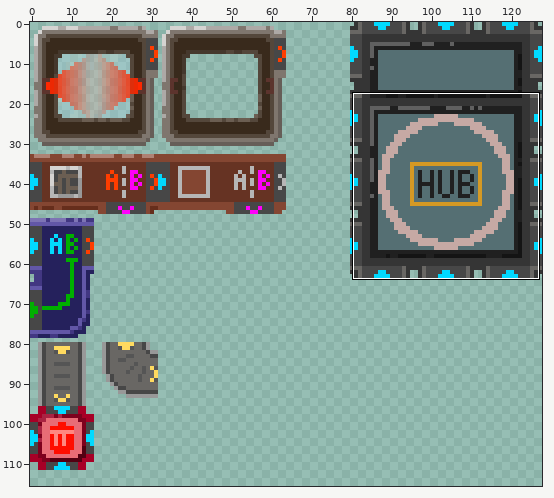
Sprite sheet, stored at Textures/machines_quick.png. The picture above shows the old version from afar; the outline marks the close-up.
Close-up. Old version:
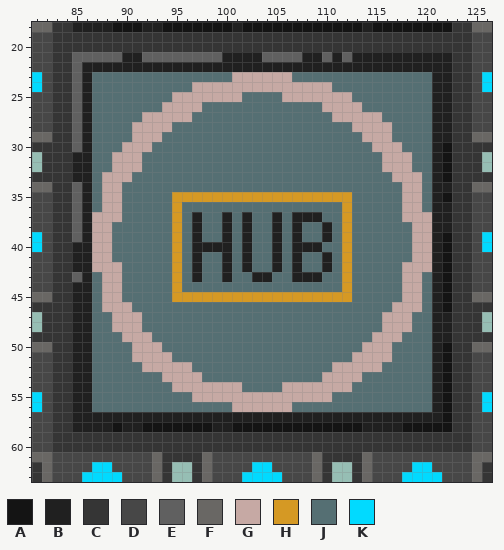
The file is 128x128 pixels. Colours within 5 levels of each other are drawn and written as one. Shown: x 81..126, y 18..63. The wide view leaves out empty margins.
Palette (. is transparent): A #141414  B #202020  C #353535  D #474747  E #606060  F #696764  G #c6a9a4  H #d59924  J #556f73  K #01daff
Pixels before, first column x 81:
18 FFCCBBBBAAABBAAAAAAABAAAAAAAAAAAABAAAAAAAACCFF
19 DDCCCCCCCCCCCCCCCCCCCCCCCCCCCCCCCCCCCCCCCCCCDD
20 DDCCCCCCCCCCCCCCCCCCCCCCCCCCCCCCCCCCCCCCCCCCDD
21 DDCCEEEEEBBEEEEEEEEBBBBEEEEBBEBEBBBBBBBBBBCCDD
22 DDCCEBBBBBBBBBBBBBBBBBBBBBBBBBBBBBBBBBBBBBCCDD
23 KDCCEBJJJJJJJJJJJJJJGGGGGGJJJJJJJJJJJJJJBBCCDK
24 KDCCEBJJJJJJJJJJGGGGGGGGGGGGGGJJJJJJJJJJBBCCDK
25 DDCCEBJJJJJJJJGGGGGGGJJJJGGGGGGGJJJJJJJJBBCCDD
26 DDCCEBJJJJJJJGGGGJJJJJJJJJJJJGGGGJJJJJJJBBCCDD
27 DDCCEBJJJJJGGGGGJJJJJJJJJJJJJJGGGGGJJJJJBBCCDD
28 DDCCEBJJJJGGGGJJJJJJJJJJJJJJJJJJGGGGJJJJBBCCDD
29 FFCCEBJJJJGGGJJJJJJJJJJJJJJJJJJJJGGGJJJJBBCCFF
30 CCCCEBJJJGGGJJJJJJJJJJJJJJJJJJJJJJGGGJJJBACCCC
31 .CCCBBJJGGGJJJJJJJJJJJJJJJJJJJJJJJJGGGJJBACCC.
32 .CCCBBJJGGGJJJJJJJJJJJJJJJJJJJJJJJJGGGJJBACCC.
33 CCCCBBJGGGJJJJJJJJJJJJJJJJJJJJJJJJJJGGGJBACCCC
34 FFCCEBJGGJJJJJJJJJJJJJJJJJJJJJJJJJJJJGGJBBCCFF
35 DDCCEBJGGJJJJJHHHHHHHHHHHHHHHHHHJJJJJGGJBACCDD
36 DDCCEBJGGJJJJJHJJJJJJJJJJJJJJJJHJJJJJGGJBBCCDD
37 DDCCEBGGGJJJJJHJBJJBJBJJBJBBBJJHJJJJJGGGBBCCDD
38 DDCCEBGGJJJJJJHJBJJBJBJJBJBJJBJHJJJJJJGGBBCCDD
39 KDCCEBGGJJJJJJHJBJJBJBJJBJBJJBJHJJJJJJGGBACCDK
40 KDCCBBGGJJJJJJHJBBBBJBJJBJBBBJJHJJJJJJGGBACCDK
41 DDCCBBGGJJJJJJHJBJJBJBJJBJBJJBJHJJJJJJGGBACCDD
42 DDCCBBGGGJJJJJHJBJJBJBJJBJBJJBJHJJJJJGGGBACCDD
43 DDCCEBJGGJJJJJHJBJJBJJBBJJBBBJJHJJJJJGGJBACCDD
44 DDCCBBJGGJJJJJHJJJJJJJJJJJJJJJJHJJJJJGGJBACCDD
45 FFCCBBJGGJJJJJHHHHHHHHHHHHHHHHHHJJJJJGGJBACCFF
46 CCCCBBJGGGJJJJJJJJJJJJJJJJJJJJJJJJJJGGGJBACCCC
47 .CCCBBJJGGGJJJJJJJJJJJJJJJJJJJJJJJJGGGJJBBCCC.
48 .CCCBBJJGGGJJJJJJJJJJJJJJJJJJJJJJJJGGGJJBBCCC.
49 CCCCBBJJJGGGJJJJJJJJJJJJJJJJJJJJJJGGGJJJBBCCCC
50 FFCCBBJJJJGGGJJJJJJJJJJJJJJJJJJJJGGGJJJJBACCFF
51 DDCCBBJJJJGGGGJJJJJJJJJJJJJJJJJJGGGGJJJJBACCDD
52 DDCCBBJJJJJGGGGGJJJJJJJJJJJJJJGGGGGJJJJJBACCDD
53 DDCCBBJJJJJJJGGGGJJJJJJJJJJJJGGGGJJJJJJJBACCDD
54 DDCCBBJJJJJJJJGGGGGGGJJJJGGGGGGGJJJJJJJJBACCDD
55 KDCCBBJJJJJJJJJJGGGGGGGGGGGGGGJJJJJJJJJJBACCDK
56 KDCCBBJJJJJJJJJJJJJJGGGGGGJJJJJJJJJJJJJJBACCDK
57 DDCCBBBBBBBBBBBBBBBBBBBBBBBBBBBBBBBBBBBBBACCDD
58 DDCCBBBBABBAAAAAAABBAAAAAAAAAAAAABBBBAAAAACCDD
59 DDCCCCCCCCCCCCCCCCCCCCCCCCCCCCCCCCCCCCCCCCCCDD
60 DDCCCCCCCCCCCCCCCCCCCCCCCCCCCCCCCCCCCCCCCCCCDD
61 FFDDDDDDDDDDFCCCCFDDDDDDDDDDFCCCCFDDDDDDDDDDFF
62 CFDDDDKKDDDDFC..CFDDDDKKDDDDFC..CFDDDDKKDDDDFC
63 CFDDDKKKKDDDFC..CFDDDKKKKDDDFC..CFDDDKKKKDDDFC
After:
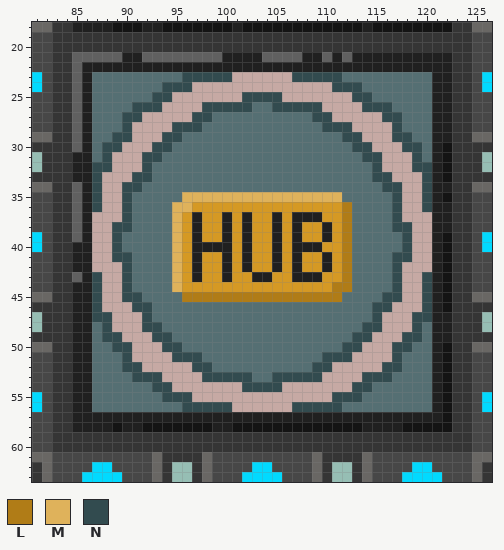
Colours new in this view: L #b07c17  M #dfb25b  N #324b4f
Edits made:
The edit turns colour J into colour H in row 36 at x 97 to 111; in row 37 at x 96, 98 to 99, 101, 103 to 104, 106 and 110 to 111; in rows 38 to 39 at x 96, 98 to 99, 101, 103 to 104, 106, 108 to 109 and 111; in row 40 at x 96, 101, 103 to 104, 106 and 110 to 111; in rows 41 to 42 at x 96, 98 to 99, 101, 103 to 104, 106, 108 to 109 and 111; in row 43 at x 96, 98 to 99, 101 to 102, 105 to 106 and 110 to 111.
The edit turns colour J into colour H in row 44 at x 96 to 110.
The edit turns colour H into colour J in row 35 at x 95 and 112; in row 45 at x 95 and 112.
The edit turns colour H into colour L in rows 36 to 44 at x 112; in row 45 at x 96 to 111.
The edit turns colour J into colour L in row 44 at x 111.
The edit turns colour H into colour M in row 35 at x 96 to 111; in rows 36 to 44 at x 95.
The edit turns colour J into colour M in row 36 at x 96.
The edit turns colour J into colour N in row 23 at x 96 to 100 and 107 to 111; in row 24 at x 94 to 96 and 111 to 113; in row 25 at x 93 to 94, 102 to 105 and 113 to 114; in row 26 at x 91 to 93, 98 to 102, 105 to 109 and 114 to 116; in row 27 at x 90 to 91, 97 to 98, 109 to 110 and 116 to 117; in row 28 at x 90, 95 to 97, 110 to 112 and 117.
The edit turns colour J into colour N in row 29 at x 89 to 90, 94 to 95, 112 to 113 and 117 to 118; in row 30 at x 88 to 89, 93 to 94, 113 to 114 and 118 to 119; in row 31 at x 88, 92 to 93, 114 to 115 and 119; in row 32 at x 87 to 88, 92, 115 and 119 to 120; in row 33 at x 87, 91 to 92, 115 to 116 and 120; in row 34 at x 87, 90 to 91, 116 to 117 and 120.
The edit turns colour J into colour N in rows 35 to 36 at x 87, 90, 117 and 120; in row 37 at x 90 and 117; in row 38 at x 89 to 90 and 117 to 118; in rows 39 to 40 at x 89 and 118; in row 41 at x 89 to 90 and 117 to 118; in row 42 at x 90 and 117.
The edit turns colour J into colour N in rows 43 to 44 at x 87, 90, 117 and 120; in row 45 at x 87, 90 to 91, 116 to 117 and 120; in row 46 at x 87, 91 to 92, 115 to 116 and 120; in row 47 at x 87 to 88, 92, 115 and 119 to 120; in row 48 at x 88, 92 to 93, 114 to 115 and 119; in row 49 at x 88 to 89, 93 to 94, 113 to 114 and 118 to 119.
The edit turns colour J into colour N in row 50 at x 89 to 90, 94 to 95, 112 to 113 and 117 to 118; in row 51 at x 90, 95 to 97, 110 to 112 and 117; in row 52 at x 90 to 91, 97 to 98, 109 to 110 and 116 to 117; in row 53 at x 91 to 93, 98 to 102, 105 to 109 and 114 to 116; in row 54 at x 93 to 94, 102 to 105 and 113 to 114; in row 55 at x 94 to 96 and 111 to 113.
The edit turns colour J into colour N in row 56 at x 96 to 100 and 107 to 111.
Where, in picture pixels (left, top, right, bottom), the same in both close-ups:
changed: (92, 72, 432, 412)
